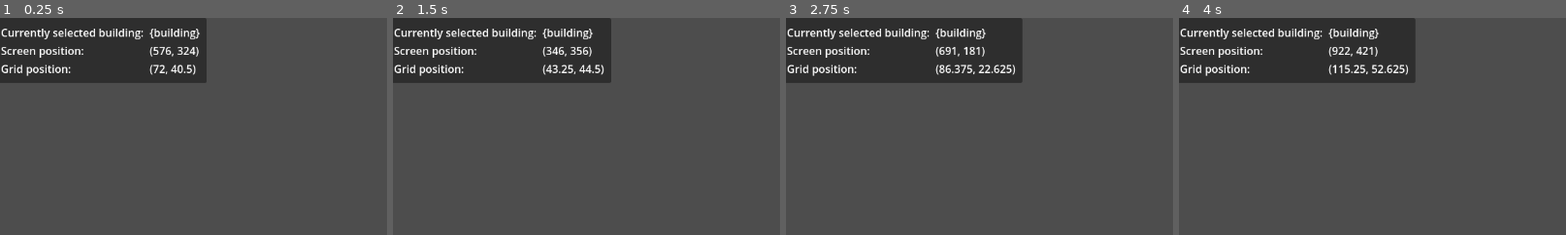
Above: before the commit, frames 1-4 (left to right).
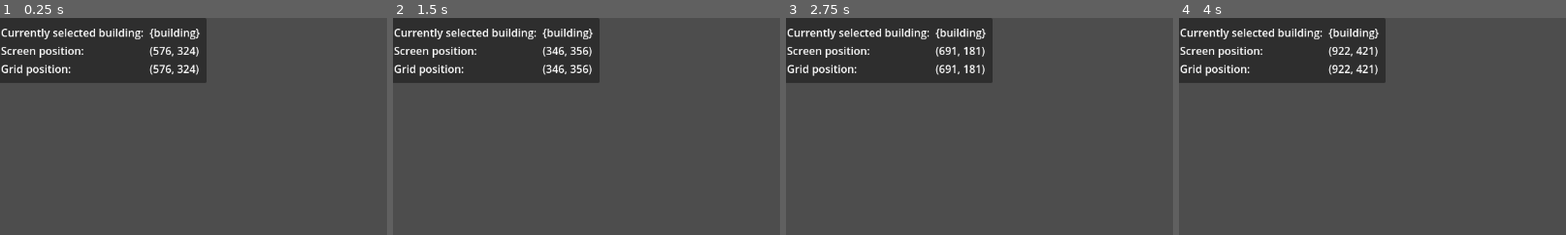
Above: after the commit, the same moments.

Repository: atomazu/vtuber-jam
Game: Godot game, scene res://main.tscn
The game is run twice, just before and just after one commit, with the same random seed, the same clock (stepped at 60 frames per second) and the same inputs.
Inputs (mouse positions are % of the whole screen's width and height, from its top left):
- Up to frame 1 (0.25 s): no input
- Up to frame 2 (1.5 s): tap Enter at 0.5 s; move the mouse to (72, 45) at 0.52 s; hold Right (ui_right) 0.53-1.28 s; click (72, 45) at 0.6 s; tap Space at 1.25 s; move the mouse to (30, 55) at 1.27 s; hold Down (ui_down) from 1.28 s (still down); click (30, 55) at 1.35 s
- Up to frame 3 (2.75 s): tap Enter at 2 s; move the mouse to (60, 28) at 2.02 s; release Down (ui_down) at 2.03 s; hold Right (ui_right) from 2.03 s (still down); right-click (60, 28) at 2.1 s; click (60, 28) at 2.3 s
- Up to frame 4 (4 s): tap Space at 2.75 s; move the mouse to (45, 70) at 2.77 s; release Right (ui_right) at 2.78 s; hold Up (ui_up) 2.78-3.53 s; click (45, 70) at 2.85 s; tap Enter at 3.5 s; move the mouse to (80, 65) at 3.52 s; hold Left (ui_left) from 3.53 s (still down); click (80, 65) at 3.6 s
The pictures show only the part of the screen within x 1-51%, y 0-50%; the shares and areas given below are measured in that part.

The runs differ from the first frame. In frame 1, 0.3% of the frame differs, in the area x 39-52%, y 21-27%; in frame 2, 1.2%; in frame 3, 2.5%, in the area x 39-61%, y 0-30%; in frame 4, 2.5%.

Commit message:
add building factory and data and misc initial classes for later use, also mouse world pos fix - camera in main node

Diff:
--- /dev/null
+++ b/building_system/building_data.gd
@@ -0,0 +1,35 @@
+class_name BuildingData
+extends Resource
+
+func _init(
+	new_title: String,
+	new_sprite_path: String,
+	new_shot_sprite_path: String,
+	death_sprite_path: String,
+	new_health: int,
+	new_max_health: int,
+	new_damage: int,
+	new_range: float,
+	new_firerate: float,
+	new_shot_speed: float,
+	new_shot_type: ShotType,
+	new_size: Vector2
+	):
+		pass
+
+enum ShotType {
+	DEFAULT
+}
+
+var title: String
+var sprite_path: String
+var shot_sprite_path: String
+var death_sprite_path: String
+var health: int
+var max_health: int
+var damage: int
+var range: float
+var firerate: float
+var shot_speed: float
+var shot_type: ShotType
+var size: Vector2
--- /dev/null
+++ b/building_system/building_factory.gd
@@ -0,0 +1,12 @@
+class_name BuildingFactory
+
+enum Type{
+	ARROW_TOWER
+}
+
+func create_bulding(type: Type) -> Building:
+	match type:
+		Type.ARROW_TOWER:
+			pass # create and return building here
+
+	return Building.new("", Vector2.ONE)
--- a/building_system/building_manager.gd
+++ b/building_system/building_manager.gd
@@ -3,6 +3,8 @@
 
 var _buildings: Dictionary = {}
 var _root: Node2D
+var selected_building = ""
+
 
 func _init(root: Node2D = null):
 	_root = root
--- a/building_system/building_types.gd
+++ /dev/null
@@ -1,19 +0,0 @@
-class_name BuildingTypes
-extends Node
-
-
-var building_list: Dictionary = {
-    "arrow": {
-        "name": null,
-        "sprite_path": null,
-        "shot_sprite_path": null,
-        "hp": null,
-        "damage": null,
-        "range": null,
-        "firerate": null,
-        "shot_speed": null,
-        "size": null,
-        "shot_type":null
-    }
-
-}
--- a/building_system/grid.gd
+++ b/building_system/grid.gd
@@ -13,4 +13,4 @@
 
 
 func get_mouse_cell() -> Vector2:
-	return get_viewport().get_mouse_position() / grid_size
+	return get_viewport().canvas_transform.affine_inverse().basis_xform(get_viewport().get_mouse_position())
--- /dev/null
+++ b/camera.gd
@@ -0,0 +1,18 @@
+extends Camera2D
+
+
+# Called when the node enters the scene tree for the first time.
+func _ready() -> void:
+	pass # Replace with function body.
+
+
+# Called every frame. 'delta' is the elapsed time since the previous frame.
+func _process(delta: float) -> void:
+	if Input.is_action_pressed("ui_right"):
+		pass
+	elif Input.is_action_pressed("ui_left"):
+		pass
+	elif Input.is_action_pressed("ui_up"):
+		pass
+	elif Input.is_action_pressed("ui_down"):
+		pass
--- a/main.gd
+++ b/main.gd
@@ -1,13 +1,11 @@
 extends Node
 
-
-func _ready() -> void:
-	pass
+@onready var building_manager: BuildingManager = $BuildingManager
 
 
 func _process(_delta: float) -> void:
 	if Input.is_action_just_pressed("place"):
-		# Place currently selected building
+
 		pass
 	elif Input.is_action_just_pressed("remove"):
 		# Remove building at current position
--- a/main.tscn
+++ b/main.tscn
@@ -1,9 +1,10 @@
-[gd_scene load_steps=5 format=3 uid="uid://dachgnl8qkq4b"]
+[gd_scene load_steps=6 format=3 uid="uid://dachgnl8qkq4b"]
 
 [ext_resource type="Script" path="res://main.gd" id="1_4i0r6"]
 [ext_resource type="Script" path="res://building_system/building_manager.gd" id="1_40cr7"]
 [ext_resource type="Script" path="res://interface/interface.gd" id="3_5ufib"]
 [ext_resource type="Script" path="res://interface/debug_interface.gd" id="4_fbv3n"]
+[ext_resource type="Script" path="res://camera.gd" id="5_wl8uc"]
 
 [node name="Main" type="Node"]
 script = ExtResource("1_4i0r6")
@@ -11,11 +12,16 @@
 [node name="BuildingManager" type="Node" parent="."]
 script = ExtResource("1_40cr7")
 
+[node name="Camera" type="Camera2D" parent="."]
+script = ExtResource("5_wl8uc")
+
 [node name="World" type="Node2D" parent="."]
 
 [node name="Buildings" type="Node2D" parent="World" groups=["bm_root"]]
 
-[node name="Interface" type="Control" parent="."]
+[node name="CanvasLayer" type="CanvasLayer" parent="."]
+
+[node name="Interface" type="Control" parent="CanvasLayer"]
 layout_mode = 3
 anchors_preset = 15
 anchor_right = 1.0
@@ -24,43 +30,43 @@
 grow_vertical = 2
 script = ExtResource("3_5ufib")
 
-[node name="DebugInterface" type="PanelContainer" parent="Interface"]
+[node name="DebugInterface" type="PanelContainer" parent="CanvasLayer/Interface"]
 layout_mode = 0
 offset_right = 40.0
 offset_bottom = 40.0
 script = ExtResource("4_fbv3n")
 
-[node name="MarginContainer" type="MarginContainer" parent="Interface/DebugInterface"]
+[node name="MarginContainer" type="MarginContainer" parent="CanvasLayer/Interface/DebugInterface"]
 layout_mode = 2
 theme_override_constants/margin_left = 10
 theme_override_constants/margin_top = 10
 theme_override_constants/margin_right = 10
 theme_override_constants/margin_bottom = 10
 
-[node name="GridContainer" type="GridContainer" parent="Interface/DebugInterface/MarginContainer"]
+[node name="GridContainer" type="GridContainer" parent="CanvasLayer/Interface/DebugInterface/MarginContainer"]
 layout_mode = 2
 columns = 2
 
-[node name="SelectedBuildingHint" type="Label" parent="Interface/DebugInterface/MarginContainer/GridContainer"]
+[node name="SelectedBuildingHint" type="Label" parent="CanvasLayer/Interface/DebugInterface/MarginContainer/GridContainer"]
 layout_mode = 2
 text = "Currently selected building: "
 
-[node name="SelectedBuildingLabel" type="Label" parent="Interface/DebugInterface/MarginContainer/GridContainer"]
+[node name="SelectedBuildingLabel" type="Label" parent="CanvasLayer/Interface/DebugInterface/MarginContainer/GridContainer"]
 layout_mode = 2
 text = "{building}"
 
-[node name="ScreenPositionHint" type="Label" parent="Interface/DebugInterface/MarginContainer/GridContainer"]
+[node name="ScreenPositionHint" type="Label" parent="CanvasLayer/Interface/DebugInterface/MarginContainer/GridContainer"]
 layout_mode = 2
 text = "Screen position:"
 
-[node name="ScreenPositionLabel" type="Label" parent="Interface/DebugInterface/MarginContainer/GridContainer"]
+[node name="ScreenPositionLabel" type="Label" parent="CanvasLayer/Interface/DebugInterface/MarginContainer/GridContainer"]
 layout_mode = 2
 text = "{pos}"
 
-[node name="GridPositionHint" type="Label" parent="Interface/DebugInterface/MarginContainer/GridContainer"]
+[node name="GridPositionHint" type="Label" parent="CanvasLayer/Interface/DebugInterface/MarginContainer/GridContainer"]
 layout_mode = 2
 text = "Grid position:"
 
-[node name="GridPositionLabel" type="Label" parent="Interface/DebugInterface/MarginContainer/GridContainer"]
+[node name="GridPositionLabel" type="Label" parent="CanvasLayer/Interface/DebugInterface/MarginContainer/GridContainer"]
 layout_mode = 2
 text = "{grid_pos}"
